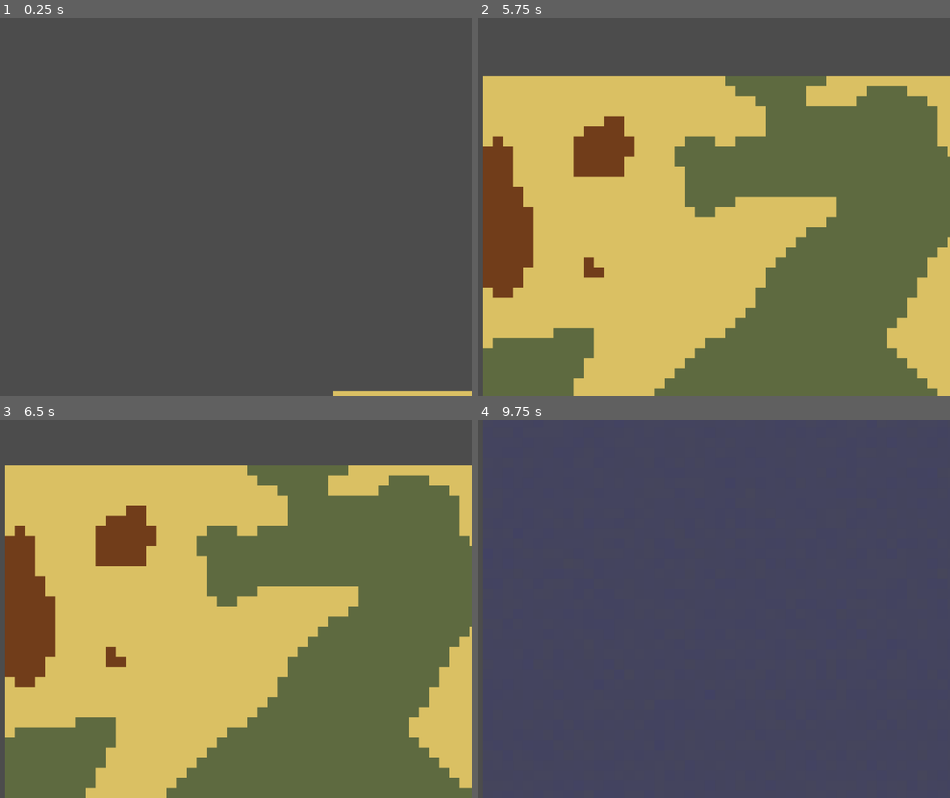
Above: before the commit, frames 1-4 (two rows, left to right).
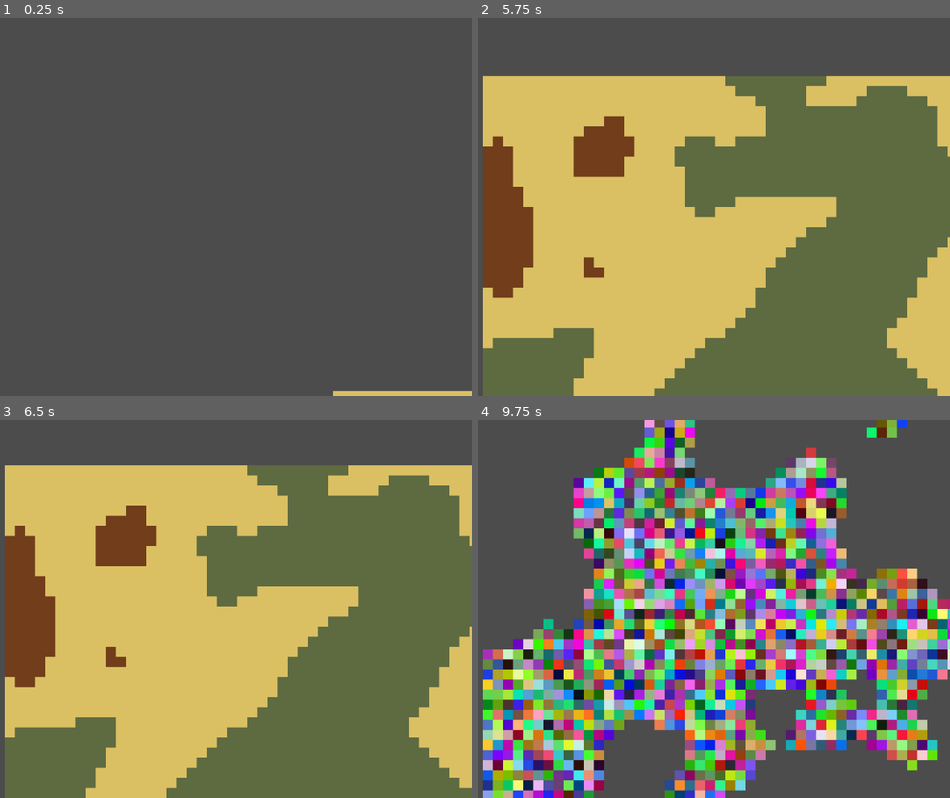
Above: after the commit, the same moments.

Repository: cameron-astor/landholdings
Game: Godot game, scene res://Main.tscn
Two runs of this game, one before a commit and one after it. Both use one fixed random seed, a clock stepped at 60 frames per second and the inputs below.
Inputs (mouse positions are in pixels of both pictures, inside the frame that each line leads up to):
- Up to frame 1 (0.25 s): no input
- Up to frame 2 (5.75 s): tap Enter at 0.5, 2, 3.5 s; move the mouse to (770, 188) at 0.52 s; hold D 0.53-1.25 s; hold X 0.53-1.25 s; click (770, 188) at 0.67 s; tap Space at 1.25, 2.75, 4.25 s; drag from (496, 225) to (596, 282) at 1.27 s; move the mouse to (690, 123) at 2.02 s; hold D 2.03-2.75 s; hold X 2.03-2.75 s; click (690, 123) at 2.17 s; drag from (596, 282) to (outside the picture) at 2.77 s; move the mouse to (822, 263) at 3.52 s; hold A 3.53-4.25 s; hold X 3.53-4.25 s; click (822, 263) at 3.67 s; drag from (outside the picture) to (529, 112) at 4.27 s; move the mouse to (657, 207) at 5.02 s; hold S from 5.03 s (still down); hold X from 5.03 s (still down); click (657, 207) at 5.17 s
- Up to frame 3 (6.5 s): release S at 5.75 s; release X at 5.75 s; drag from (51, 514) to (18, 627) at 5.77 s
- Up to frame 4 (9.75 s): move the mouse to (770, 590) at 6.52 s; hold M (mapmode_forward) 6.53-7.25 s; hold X 6.53-7.25 s; click (770, 590) at 6.67 s; drag from (496, 627) to (596, 684) at 7.27 s; move the mouse to (690, 525) at 8.02 s; hold S 8.03-8.75 s; hold X 8.03-8.75 s; click (690, 525) at 8.17 s; drag from (596, 684) to (outside the picture) at 8.77 s; move the mouse to (822, 665) at 9.52 s; hold M (mapmode_forward) from 9.53 s (still down); hold X from 9.53 s (still down); click (822, 665) at 9.67 s

Frames 1-3 are identical in both runs. In frame 4, 61% of the frame differs, in the area x 1-100%, y 0-100%.

Commit message:
landholding mapmode

Diff:
--- a/Main.tscn
+++ b/Main.tscn
@@ -1,8 +1,8 @@
 [gd_scene load_steps=4 format=2]
 
-[ext_resource path="res://Camera.gd" type="Script" id=1]
-[ext_resource path="res://Map.gd" type="Script" id=2]
-[ext_resource path="res://Data.gd" type="Script" id=4]
+[ext_resource path="res://Scripts/Camera.gd" type="Script" id=1]
+[ext_resource path="res://Scripts/Map.gd" type="Script" id=2]
+[ext_resource path="res://Scripts/Data.gd" type="Script" id=4]
 
 [node name="WorldRoot" type="Node"]
 
--- a/Data.gd
+++ b/Scripts/Data.gd
@@ -38,6 +38,7 @@
 func _generate_world():
 	_generate_terrain()
 	_generate_holdings()
+	_generate_population()
 
 func _generate_holdings():
 	var holding_id = 0
@@ -92,4 +93,12 @@
 	return AGRICULTURE_TYPES.waste
 
 func _generate_population():
-	pass
+	var current
+	var pop
+	for x in range (dimensions.x):
+		for y in range (dimensions.y):
+			current = world[x][y]
+			if current.agriculture_type == "arable":
+				pop = randi() % 10
+				if (randi() % 3 == 0):
+					current.peasant_pop = pop
--- a/Map.gd
+++ b/Scripts/Map.gd
@@ -22,10 +22,16 @@
 # base map tile
 var base_tile
 
+# MapTile class
+var MapTile
+
 # terrain colors
 const arable_color := Color("5F6B41")
 const pasture_color := Color("DBC164")
 const waste_color := Color("723E1B")
+
+# holdings colormap
+var holding_colors := {}
 
 # map modes
 var current_map_mode = 0
@@ -55,6 +61,7 @@
 # Called when the node enters the scene tree for the first time.
 func _ready():
 	base_tile = load("res://Graphics/Tile.png")
+	MapTile = load("res://Scripts/MapTile.gd")
 
 	width = world_data.dimensions.x
 	height = world_data.dimensions.y
@@ -72,19 +79,38 @@
 func _process(delta):
 	_update_map()
 	# print(map[50][50].modulate)
+	# print(Engine.get_frames_per_second())
+	#pass
 
 # First time map gen
 func _generate_map():
 
 	for x in range (width):
 		for y in range (height):
+
+			# Create tile sprite
 			var sprite = Sprite.new()
 			sprite.texture = base_tile
 			sprite.position.x = x * 16
 			sprite.position.y = y * 16
 
+			# Add holding data to color map
+			var color = Color(rand_range(0,1), rand_range(0,1), rand_range(0,1))
+			var holding_id = world[x][y].holding_id
+			if holding_id != -1:
+				holding_colors[holding_id] = color
+
+### Possible MapTile arrangement
+#			var sprite = MapTile.new()
+#			sprite.texture = base_tile
+#			sprite.position.x = x * 16
+#			sprite.position.y = y * 16
+#			sprite.assigned_tile = world[x][y]
+#			sprite.current_map_mode = sprite.MAPMODES.Terrain
+
 			map[x][y] = sprite
 			add_child(sprite)
+
 
 func _print_tile_summary():
 	var tile_summary := {}
@@ -117,7 +143,7 @@
 		for x in range (width):
 			for y in range (height):
 				current = world[x][y]
-				alpha = float(current.peasant_pop) / (current.peasant_pop + 100000)
+				alpha = float(current.peasant_pop) / (current.peasant_pop + 100)
 				map[x][y].modulate = Color(0,0,1, alpha)
 	if map_modes[current_map_mode] == "terrain":
 		var current
@@ -130,3 +156,10 @@
 					map[x][y].modulate = pasture_color
 				if current.agriculture_type == "waste":
 					map[x][y].modulate = waste_color
+	if map_modes[current_map_mode] == "landholdings":
+		var current
+		for x in range (width):
+			for y in range (height):
+				current = world[x][y].holding_id
+				if current != -1:
+					map[x][y].modulate = holding_colors[current]
--- /dev/null
+++ b/Scripts/MapTile.gd
@@ -0,0 +1,35 @@
+extends Sprite
+
+class_name MapTile
+
+var x
+var y
+var current_map_mode
+var assigned_tile
+
+# terrain colors
+const arable_color := Color("5F6B41")
+const pasture_color := Color("DBC164")
+const waste_color := Color("723E1B")
+
+enum MAPMODES {
+	Terrain,
+	Peasant,
+	Landholdings
+}
+
+# Called when the node enters the scene tree for the first time.
+func _ready():
+	pass
+
+# Called every frame. 'delta' is the elapsed time since the previous frame.
+func _process(delta):
+
+	# Terrain
+	if current_map_mode == MAPMODES.Terrain:
+		if assigned_tile.agriculture_type == "arable":
+			self.modulate = arable_color
+		if assigned_tile.agriculture_type == "pasture":
+			self.modulate = pasture_color
+		if assigned_tile.agriculture_type == "waste":
+			self.modulate = waste_color
--- /dev/null
+++ b/Scripts/PeasantFamily.gd
@@ -0,0 +1,17 @@
+extends Node
+
+var size
+
+# Called when the node enters the scene tree for the first time.
+func _ready():
+	pass # Replace with function body.
+
+# Called every frame. 'delta' is the elapsed time since the previous frame.
+func _process(delta):
+	pass
+
+func _sow():
+	pass
+
+func _harvest():
+	pass
--- a/Scripts/WorldTile.gd
+++ b/Scripts/WorldTile.gd
@@ -12,6 +12,7 @@
 var aristocrat_pop: int = 0
 var holding_type: String = "default"
 var holding_id: int = -1
+var holding_color
 
 # Has population been changed in the last tick?
 var pop_update_flag: bool = true
@@ -25,6 +26,6 @@
 	if pop_update_flag:
 		pop = peasant_pop + aristocrat_pop + vagabond_pop
 		pop_update_flag = false
-	if (randi() % 5 == 0):
-		peasant_pop += 100 # experiment population growth
-		pop_update_flag = true
+#	if (randi() % 5 == 0):
+#		peasant_pop += 100 # experiment population growth
+#		pop_update_flag = true
--- a/WorldData.gd
+++ /dev/null
@@ -1,167 +0,0 @@
-extends Node
-#
-### NOTES
-## This file is getting bloated with different features, will need
-## to split it up soon.
-##
-## Getting data from the world onto the map efficiently is a problem...
-##
-##
-##
-#
-## terrain colors
-#const arable_color := Color("5F6B41")
-#const pasture_color := Color("DBC164")
-#const waste_color := Color("723E1B")
-#
-#export var dimensions := Vector2(100, 100)
-#
-## Perlin noise parameters
-#export var octaves := 4
-#export var period := 20
-#export var lacunarity := 1.5
-#export var persistence := 0.75
-#
-#var world := []
-#var tile_dict := {}
-#var sprite_dict := {}
-#var WorldTile
-#
-#onready var world_node: Node2D = get_node("../World")
-#
-#var pressed: bool = false # jank as fuck, use the better way soon
-#
-## map modes
-#var current_map_mode = 0
-#var map_modes = ["terrain", "peasant", "landholdings"]
-#
-## Called when the node enters the scene tree for the first time.
-#func _ready():
-#	WorldTile = load("res://Scripts/WorldTile.gd")
-#	_generate_world_sprite()
-#
-#func _process(delta):
-#	_update_map()
-#
-#func _input(event):
-#	if event is InputEventMouseButton:
-#		if event.button_index == BUTTON_LEFT && event.pressed:
-#			_print_tile_summary()
-#
-#	# switch mapmode
-#	if event.is_action("mapmode_forward") and not event.echo and not pressed:
-#			if current_map_mode == map_modes.size() - 1:
-#				current_map_mode = 0
-#			else:
-#				current_map_mode += 1
-#			print("switch map mode to " + map_modes[current_map_mode])
-#			pressed = true
-#
-#	if event.is_action("mapmode_forward") and event.pressed == false:
-#			pressed = false
-#
-#func _generate_world_sprite():
-#	var base_tile = load("res://Graphics/Tile.png")
-#	_generate_terrain(base_tile)
-#	_generate_holdings()
-#
-#func _generate_holdings():
-#	var holding_id = 0
-#	for t in tile_dict.values():
-#		if t.agriculture_type == "arable":
-#			t.holding_id = holding_id
-#			holding_id += 1
-#
-#func _print_tile_summary():
-#	var tile_summary := {}
-#	# DEBUG
-#	var coordinates = Vector2(
-#		abs(round(world_node.get_global_mouse_position().x/16)),
-#		abs(round(world_node.get_global_mouse_position().y/16))
-#		)
-#	var tile = tile_dict[coordinates]
-#	tile_summary["1. Coordinates"] = coordinates
-#	tile_summary["2. Agriculture"] = tile.agriculture_type
-#	tile_summary["3. Population Total"] = tile.pop
-##	tile_summary["4. Peasants"] = tile_dict[coordinates].peasant_pop
-##	tile_summary["5. Aristocrats"] = tile_dict[coordinates].aristocrat_pop
-##	tile_summary["6. Vagabonds"] = tile_dict[coordinates].vagabond_pop
-#	tile_summary["7. Holding ID"] = tile.holding_id
-#	print(tile_summary)
-#
-## Uses Open Simplex Noise to generate terrain
-#func _generate_terrain(base_tile: Texture):
-#	randomize() # reseed rng
-#	var noise = OpenSimplexNoise.new()
-#	noise.seed = randi()
-#	noise.octaves = octaves
-#	noise.period = period
-#	noise.lacunarity = lacunarity
-#	noise.persistence = persistence
-#
-#	for x in range (dimensions.x):
-#		world.append([])
-#		for y in range (dimensions.y):
-#			# Generate tile for the current x,y position
-#			var tile = WorldTile.new()
-#
-#			var sprite = Sprite.new()
-#			sprite.texture = base_tile
-#			sprite.position.x = x * 16
-#			sprite.position.y = y * 16
-#
-#			var noise_tile = _get_noise_tile(noise.get_noise_2d(float(x), float(y)))
-#			sprite.modulate = Color(noise_tile)
-#			if noise_tile == arable_color:
-#				tile.agriculture_type = "arable"
-#			if noise_tile == pasture_color:
-#				tile.agriculture_type = "pasture"
-#			if noise_tile == waste_color:
-#				tile.agriculture_type = "waste"
-#
-#			# add to data dictionaries
-#			tile_dict[Vector2(x, y)] = tile
-#			sprite_dict[Vector2(x, y)] = sprite
-#
-#			# add to scene graph
-#			tile.add_child(sprite)
-#			world_node.add_child(tile)
-#
-## Takes in a sample of simplex noise and assigns a tile
-## based on the value
-#func _get_noise_tile(noise_sample):
-#	if noise_sample < 0.0:
-#		return arable_color
-#	if noise_sample < 0.3:
-#		return pasture_color
-#	return waste_color
-#
-#func _generate_population():
-#	pass
-#
-############################
-### MAP DISPLAY FUNCTIONS ##
-############################
-#
-## Updates the map display.
-## TODO: How can we only update when we need too? (far too inefficient currently)
-#func _update_map():
-#	if map_modes[current_map_mode] == "peasant":
-#		var current
-#		var alpha
-#		for x in range (dimensions.x):
-#			for y in range (dimensions.y):
-#				current = tile_dict[Vector2(x, y)]
-#				alpha = float(current.peasant_pop) / (current.peasant_pop + 100000)
-#				sprite_dict[Vector2(x, y)].modulate = Color(0,0,1, alpha)
-#	if map_modes[current_map_mode] == "terrain":
-#		var current
-#		for x in range (dimensions.x):
-#			for y in range (dimensions.y):
-#				current = tile_dict[Vector2(x, y)]
-#				if current.agriculture_type == "arable":
-#					sprite_dict[Vector2(x, y)].modulate = arable_color
-#				if current.agriculture_type == "pasture":
-#					sprite_dict[Vector2(x, y)].modulate = pasture_color
-#				if current.agriculture_type == "waste":
-#					sprite_dict[Vector2(x, y)].modulate = waste_color
--- a/project.godot
+++ b/project.godot
@@ -9,12 +9,18 @@
 config_version=4
 
 _global_script_classes=[ {
+"base": "Sprite",
+"class": "MapTile",
+"language": "GDScript",
+"path": "res://Scripts/MapTile.gd"
+}, {
 "base": "Node",
 "class": "WorldTile",
 "language": "GDScript",
 "path": "res://Scripts/WorldTile.gd"
 } ]
 _global_script_class_icons={
+"MapTile": "",
 "WorldTile": ""
 }
 
Renamed: Camera.gd -> Scripts/Camera.gd
